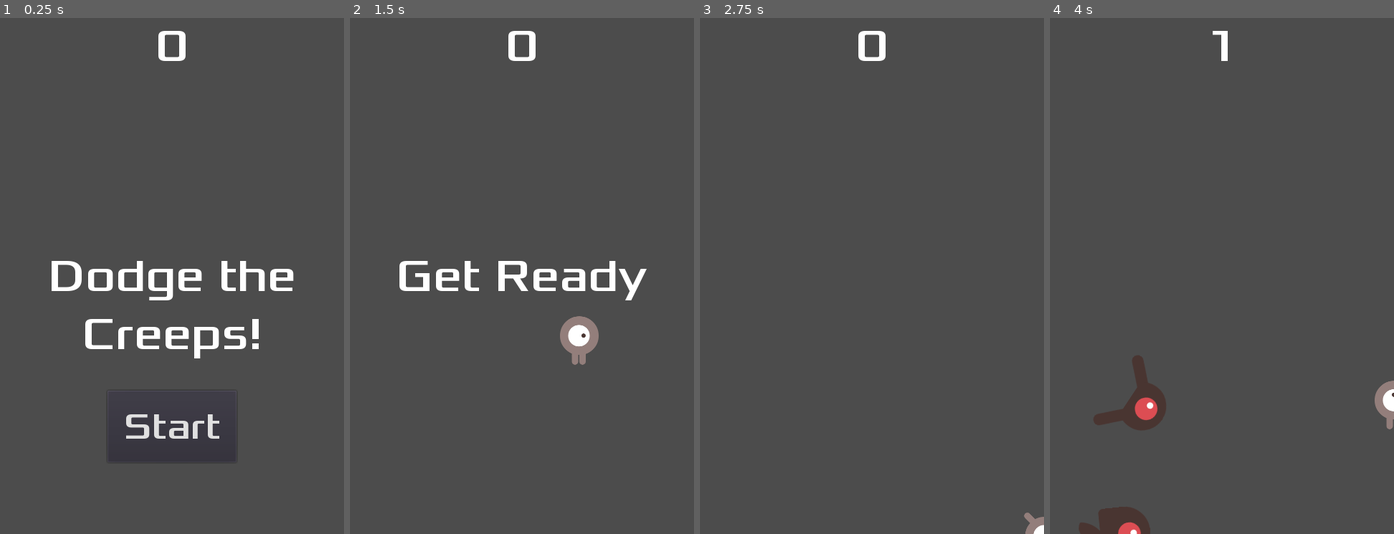
Above: before the commit, frames 1-4 (left to right).
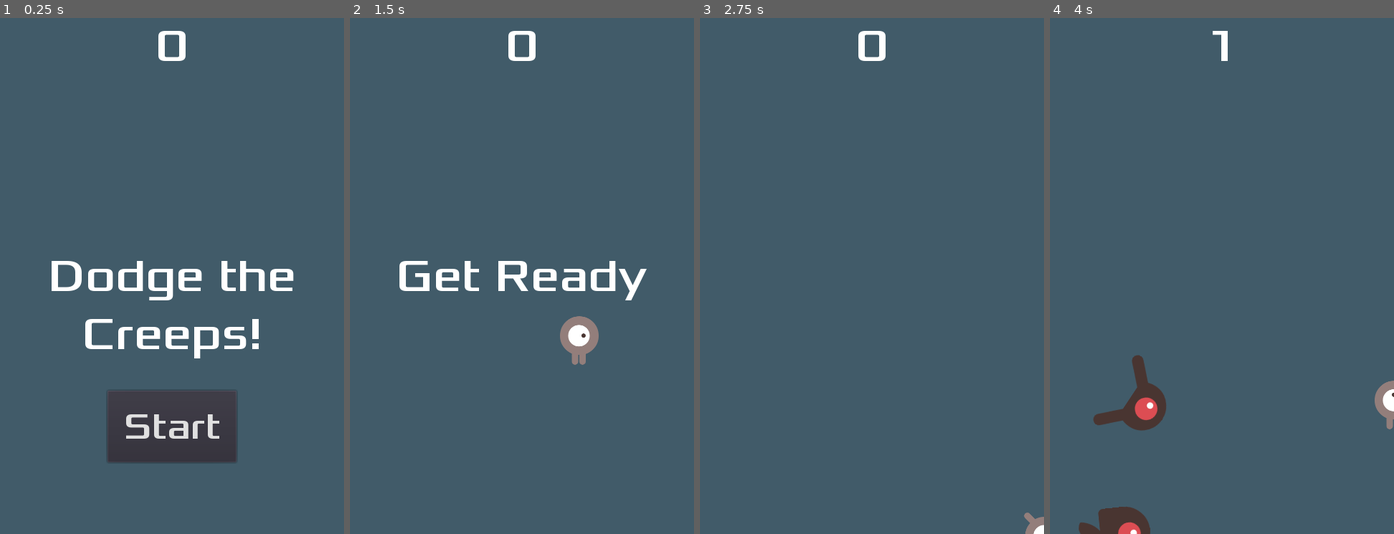
Above: after the commit, the same moments.

Repository: timstapl/Godot-DodgeCreeps
Game: Godot game, scene res://Main.tscn
Same seed, same stepped clock (60 frames per second), same inputs: the game is played once before the commit and once after it.
Inputs:
- Up to frame 1 (0.25 s): no input
- Up to frame 2 (1.5 s): click "Start" at 0.5 s; tap Enter at 1.25 s; hold Right (ui_right) from 1.28 s (still down)
- Up to frame 3 (2.75 s): release Right (ui_right) at 2.03 s; hold Down (ui_down) from 2.03 s (still down)
- Up to frame 4 (4 s): release Down (ui_down) at 2.78 s; hold Right (ui_right) 2.78-3.53 s; hold Up (ui_up) from 3.53 s (still down)

The runs differ from the first frame. In frame 1, 91% of the frame differs, in the area x 0-100%, y 0-100%; in frame 2, 97%; in frame 3, 100%; in frame 4, 97%.

Commit message:
add a background color to main scene

Diff:
--- a/Main.tscn
+++ b/Main.tscn
@@ -16,6 +16,16 @@
 "_edit_group_": true
 }
 Mob = ExtResource( 3 )
+
+[node name="ColorRect" type="ColorRect" parent="."]
+margin_left = -16.0
+margin_top = -24.0
+margin_right = 496.0
+margin_bottom = 768.0
+color = Color( 0.258824, 0.360784, 0.415686, 1 )
+__meta__ = {
+"_edit_use_anchors_": false
+}
 
 [node name="Player" parent="." instance=ExtResource( 1 )]
 
